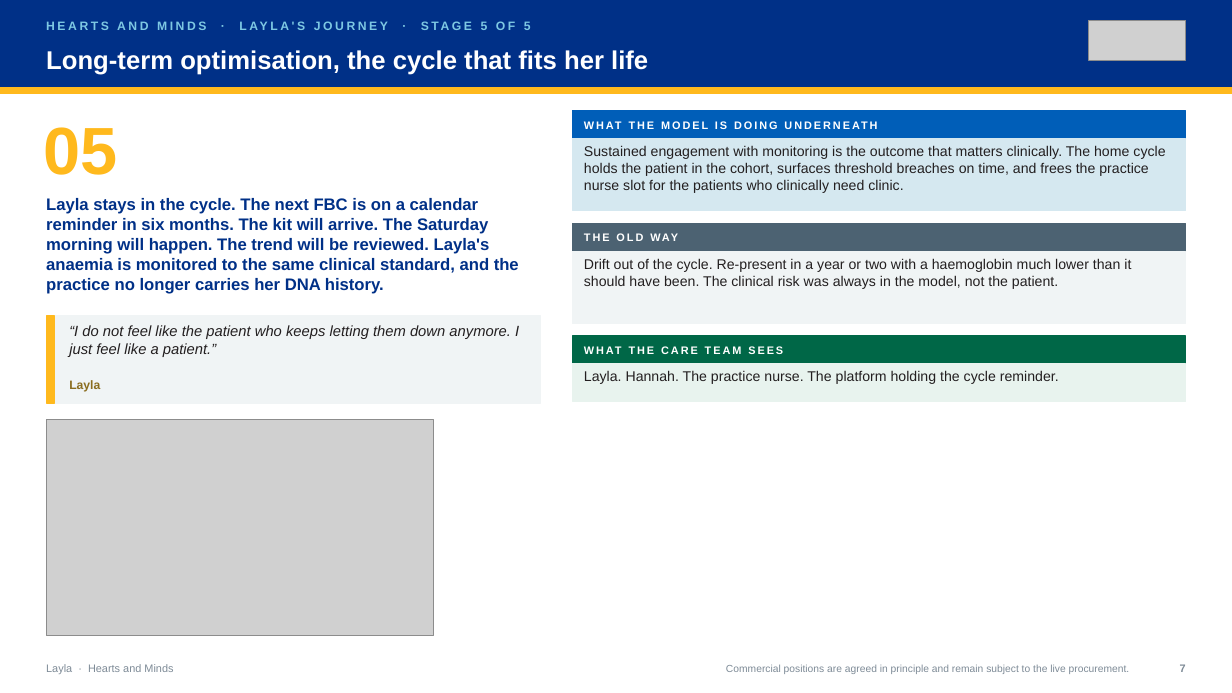
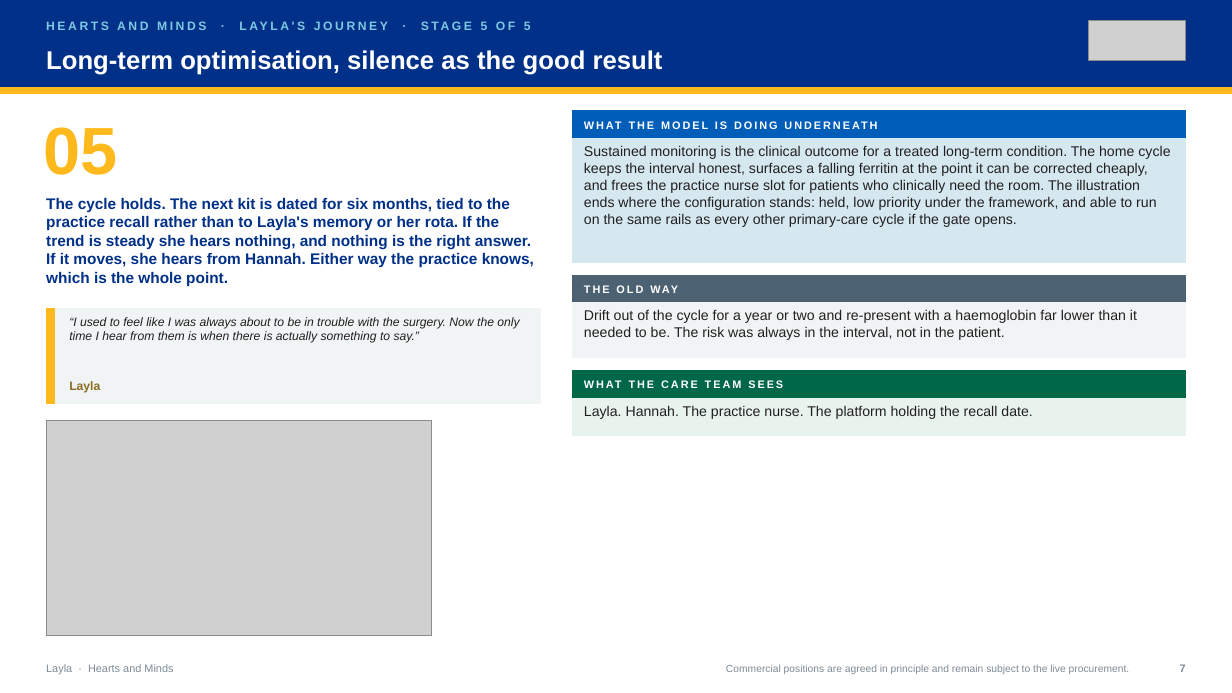
Before and after one commit to ScottEason1967/dtx-ecosystem, a slide deck: slide 7 of hearts-and-minds/journey-decks/hm-journey-layla-v1.pptx. Drawn at 1232x693 pixels with LibreOffice and Linux fonts; fonts in the diff are those of the drawing; grey boxes stand for pictures. Boxes give left, top, right and bottom in pixels: in the first picture for what was removed or moved away, otherwise in the second. Text is boxed around its words. In the diff, an @@ line names an element or a change of style, - is before the commit and + after.

```diff
--- a/hearts-and-minds/journey-decks/hm-journey-layla-v1.pptx
+++ b/hearts-and-minds/journey-decks/hm-journey-layla-v1.pptx
@@ text at <box>46,50,663,75</box>: text changed @@
-Long-term optimisation, the cycle that fits her life
+Long-term optimisation, silence as the good result
@@ rectangle: place and size @@
-rectangle at <box>573,139,1186,211</box>
+rectangle at <box>573,139,1186,262</box>
@@ text at <box>584,145,1170,227</box>: text changed @@
-Sustained engagement with monitoring is the outcome that matters clinically. The home cycle holds the patient in the cohort, surfaces threshold breaches on time, and frees the practice nurse slot for the patients who clinically need clinic.
+Sustained monitoring is the clinical outcome for a treated long-term condition. The home cycle keeps the interval honest, surfaces a falling ferritin at the point it can be corrected cheaply, and frees the practice nurse slot for patients who clinically need the room. The illustration ends where the configuration stands: held, low priority under the framework, and able to run on the same rails as every other primary-care cycle if the gate opens.
@@ text at <box>46,198,534,286</box>: text changed; size 13 to 12 pt @@
-Layla stays in the cycle. The next FBC is on a calendar reminder in six months. The kit will arrive. The Saturday morning will happen. The trend will be reviewed. Layla's anaemia is monitored to the same clinical standard, and the practice no longer carries her DNA history.
+The cycle holds. The next kit is dated for six months, tied to the practice recall rather than to Layla's memory or her rota. If the trend is steady she hears nothing, and nothing is the right answer. If it moves, she hears from Hannah. Either way the practice knows, which is the whole point.
@@ rectangle: place and size @@
-rectangle at <box>573,224,1186,251</box>
+rectangle at <box>573,275,1186,303</box>
@@ text "THE OLD WAY": place and size @@
-text "THE OLD WAY" at <box>584,224,1175,251</box>
+text "THE OLD WAY" at <box>584,275,1175,303</box>
@@ rectangle: place and size @@
-rectangle at <box>46,316,541,403</box>
+rectangle at <box>46,309,541,404</box>
@@ rectangle: place and size @@
-rectangle at <box>46,316,55,403</box>
+rectangle at <box>46,309,55,404</box>
@@ text at <box>69,317,519,343</box>: text changed; size 11.5 to 9.5 pt @@
-“I do not feel like the patient who keeps letting them down anymore. I just feel like a patient.”
+“I used to feel like I was always about to be in trouble with the surgery. Now the only time I hear from them is when there is actually something to say.”
@@ rectangle: place and size @@
-rectangle at <box>573,251,1186,323</box>
+rectangle at <box>573,303,1186,358</box>
@@ text at <box>584,309,1137,340</box>: text changed @@
-Drift out of the cycle. Re-present in a year or two with a haemoglobin much lower than it should have been. The clinical risk was always in the model, not the patient.
+Drift out of the cycle for a year or two and re-present with a haemoglobin far lower than it needed to be. The risk was always in the interval, not in the patient.
@@ 2 rectangles, 1 text: place and size @@
-2 rectangles, 1 text at <box>573,336,1186,402</box>
+2 rectangles, 1 text at <box>573,371,1186,436</box>
@@ text at <box>584,405,1032,419</box>: text changed @@
-Layla. Hannah. The practice nurse. The platform holding the cycle reminder.
+Layla. Hannah. The practice nurse. The platform holding the recall date.
```
Also in this commit, not shown: 7 other slides changed, 25 other files.
